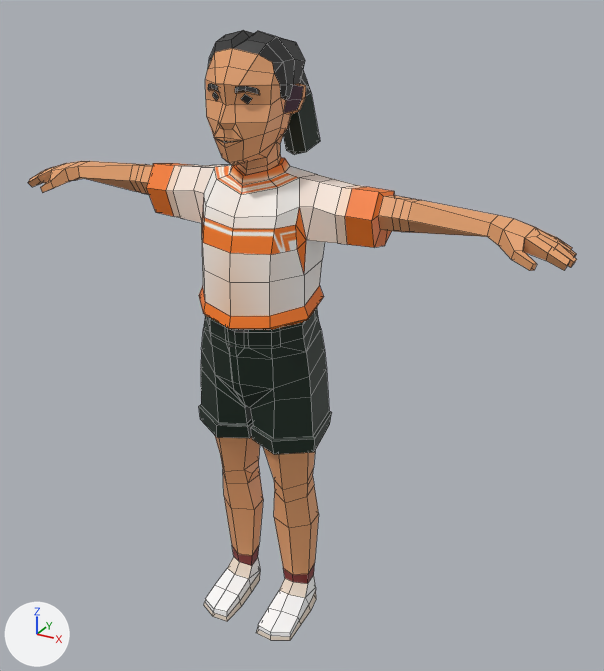
The FBX model Assets/CPAS/3D/staff/cpas student girl.fbx as it was, and as the next commit left it.
Rendered twice from a 50 mm lens placed at (0.877, -1.417, 1.446), pointed at (0.056, 0.076, 0.699). Every picture has the same lights, and +X, +Y and +Z are marked at lower left. Mesh edges are drawn as thin lines. Where no turn or scale is listed for an object, it has been applied to the vertices.

Names of what the first picture shows: 'girl_casual_shorts'.
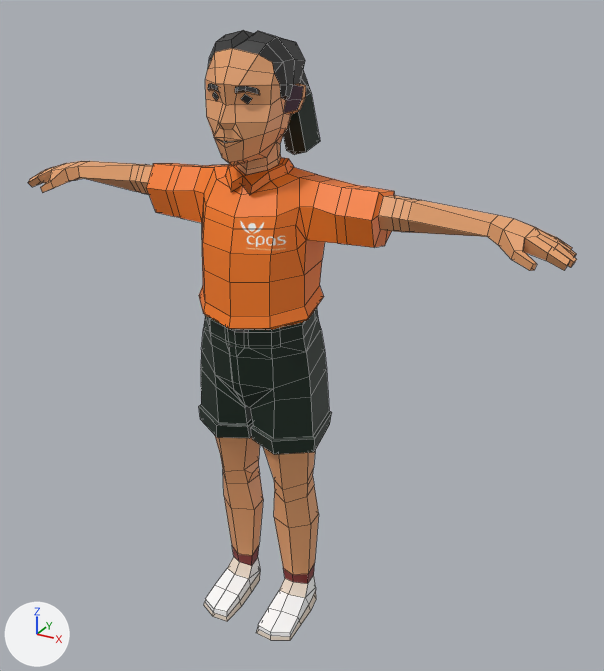
Location of each change, [x1, y1, x2, y2] in pixels of the pictures (604 x 671 px):
part 1 of me_mesh, built on
    before: [230, 159, 290, 185]
    after: [225, 158, 294, 194]
part 2 of me_mesh, surface changed
    both: [163, 158, 367, 319]

What changed in the scene script:
```text
Change me_mesh:
    used by ob_girl_casual_shorts; location = (0.0, 0.0, 0.0)
    remove me_mesh.from_pydata(...)  # 803 vertices, 824 faces; spans x -0.63..0.63, y -0.132..0.194, z 0.001..1.34
    add me_mesh.from_pydata(...)  # 821 vertices, 842 faces; spans x -0.63..0.63, y -0.132..0.194, z 0.001..1.34
    me_mesh part 1
    8 faces are deleted
    18 vertices are added at x -0.07..0.07, y -0.071..0.063, z 1.044..1.096
    26 new faces join them
    me_mesh part 2: 140 kept faces spanning x -0.27..0.27, y -0.128..0.09, z 0.772..1.099 get new texture (UV) coordinates
```
